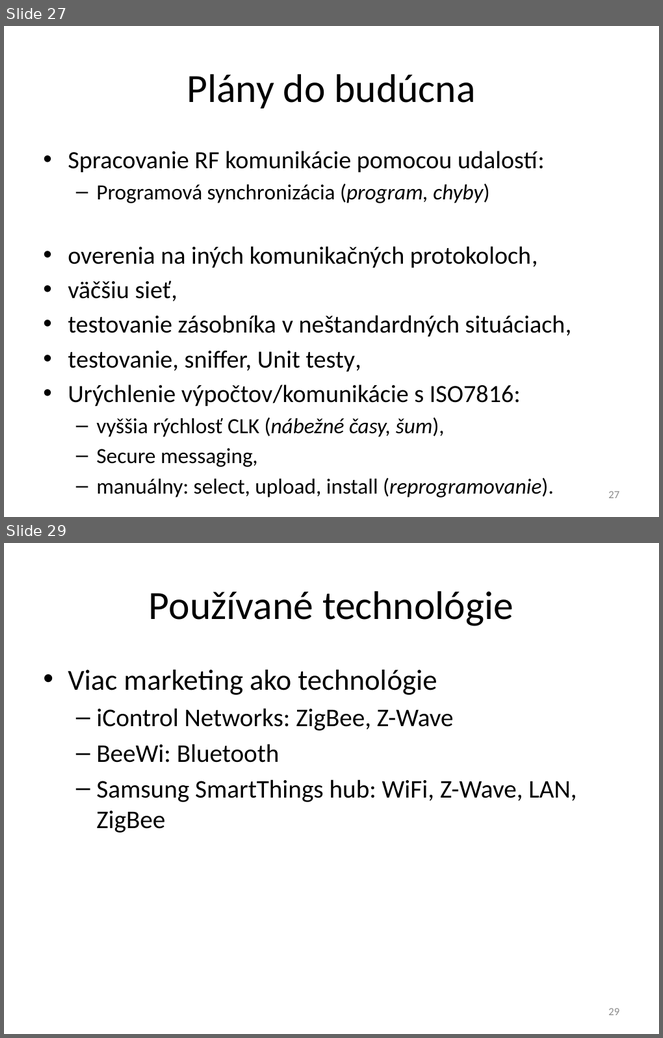
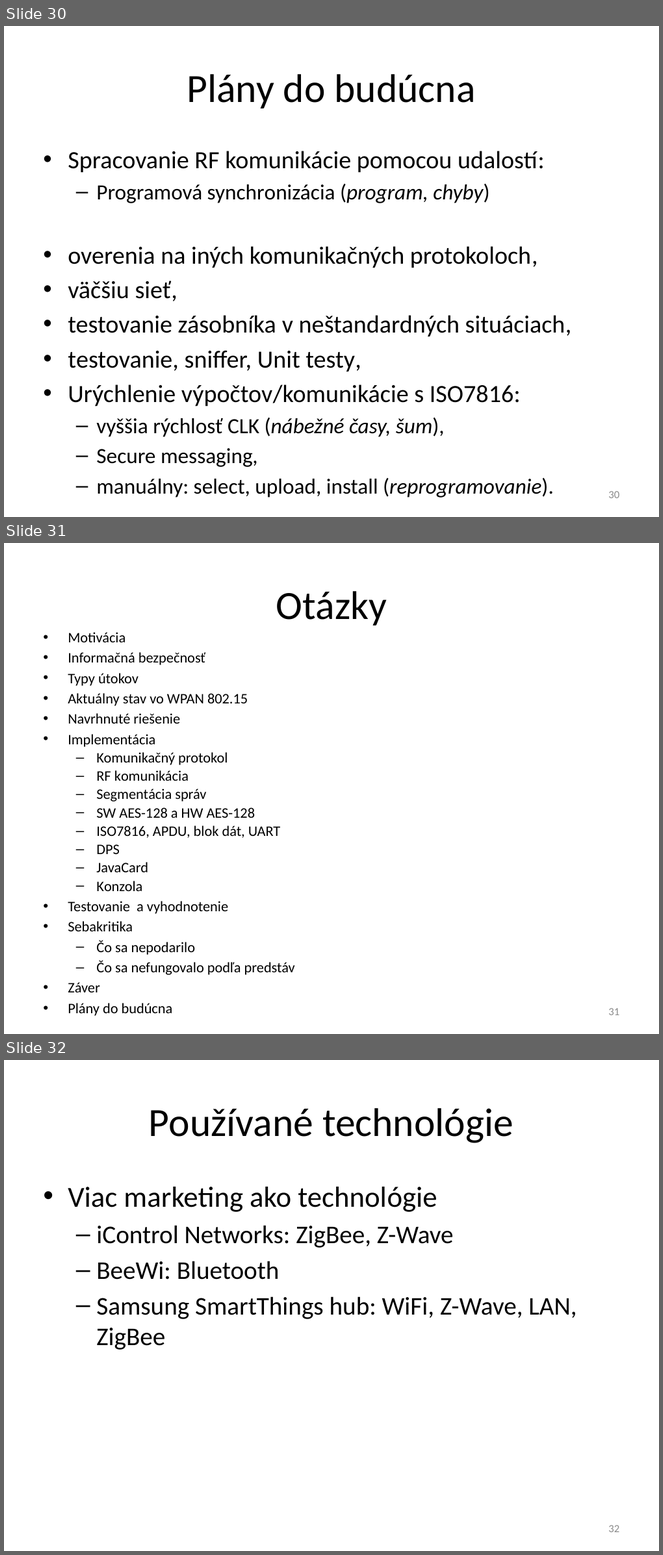
Before and after one commit to javacard-FOSS-applets/nrf6310-pca10007, a slide deck: Obhajoba/xdoubravsky_dp.pptx. Shown one above the other, each under a label of ours: slides 27 and 29 before the commit, slides 30, 31 and 32 after it; the slides between them are not shown. The pictures are 663x1038 and 663x1555 pixels, drawn with LibreOffice and Linux fonts; fonts in the diff are those of the drawing. Boxes give left, top, right and bottom in pixels: in the first picture for what was removed or moved away, otherwise in the second. Text is boxed around its words. In the diff, an @@ line names an element or a change of style, - is before the commit and + after.

```diff
--- a/Obhajoba/xdoubravsky_dp.pptx
+++ b/Obhajoba/xdoubravsky_dp.pptx
@@ slide 31 added at bbox=[4, 543, 659, 1034], background #FFFFFF @@
@@ title added at bbox=[276, 591, 387, 626], 44 pt, text #000000 @@
+Otázky
@@ text added at bbox=[68, 632, 295, 1016], 16 pt, text #000000 @@
+• Motivácia
+• Informačná bezpečnosť
+• Typy útokov
+• Aktuálny stav vo WPAN 802.15
+• Navrhnuté riešenie
+• Implementácia
+  – Komunikačný protokol
+  – RF komunikácia
+  – Segmentácia správ
+  – SW AES-128 a HW AES-128
+  – ISO7816, APDU, blok dát, UART
+  – DPS
+  – JavaCard
+  – Konzola
+• Testovanie a vyhodnotenie
+• Sebakritika
+  – Čo sa nepodarilo
+  – Čo sa nefungovalo podľa predstáv
+• Záver
+• Plány do budúcna
@@ page number added at bbox=[608, 1008, 620, 1016], 12 pt, text #8C8C8C @@
+31
@@ what was slide 27 is now slide 30 @@
@@ page number at bbox=[608, 491, 620, 499]: text changed @@
-27
+30
@@ what was slide 29 is now slide 32 @@
@@ page number at bbox=[608, 1525, 620, 1533]: text changed @@
-29
+32
```
Also in this commit, not shown: 8 slides changed, 4 other slides added, 2 slides removed, 1 other file.
